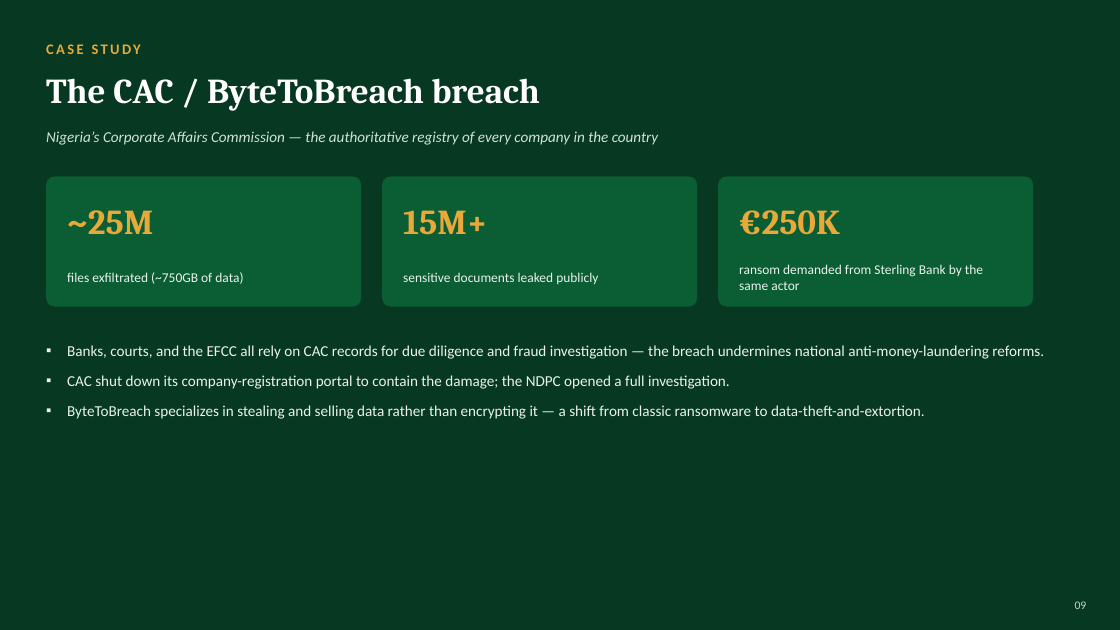
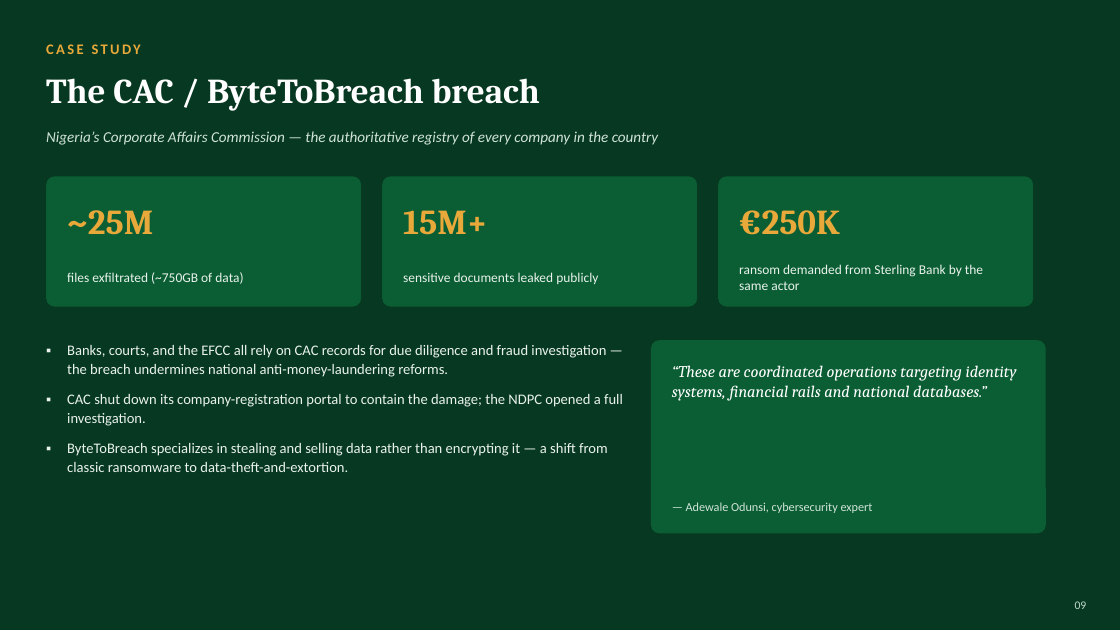
Before and after one commit to ahakelechi/kayceebanks, a slide deck: slide 9 of Cybersecurity_Trends_in_Nigeria.pptx. Drawn at 1120x630 pixels with LibreOffice and Linux fonts; fonts in the diff are those of the drawing. Boxes give left, top, right and bottom in pixels: in the first picture for what was removed or moved away, otherwise in the second. Text is boxed around its words. In the diff, an @@ line names an element or a change of style, - is before the commit and + after.

```diff
--- a/Cybersecurity_Trends_in_Nigeria.pptx
+++ b/Cybersecurity_Trends_in_Nigeria.pptx
@@ text "Banks, courts, and the EFCC ..." at (67,345,623,472): size 13 to 12.5 pt; line spacing 16.6pt to 16pt; more space between paragraphs @@
@@ rounded rectangle added at (651,340,1046,534), fill #0B5E34 @@
@@ text added at (672,365,1017,401), 14 pt, text #FFFFFF, italic @@
+“These are coordinated operations targeting identity systems, financial rails and national databases.”
@@ text added at (686,502,873,513), 10.5 pt, text #CFE3D8 @@
+— Adewale Odunsi, cybersecurity expert
```
Also in this commit, not shown: 3 other slides changed.
